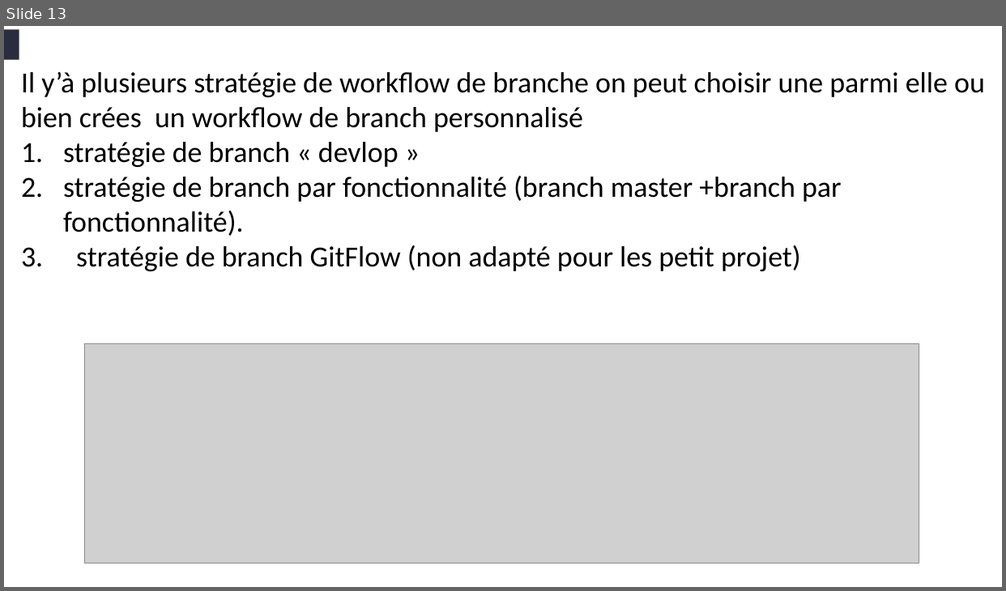
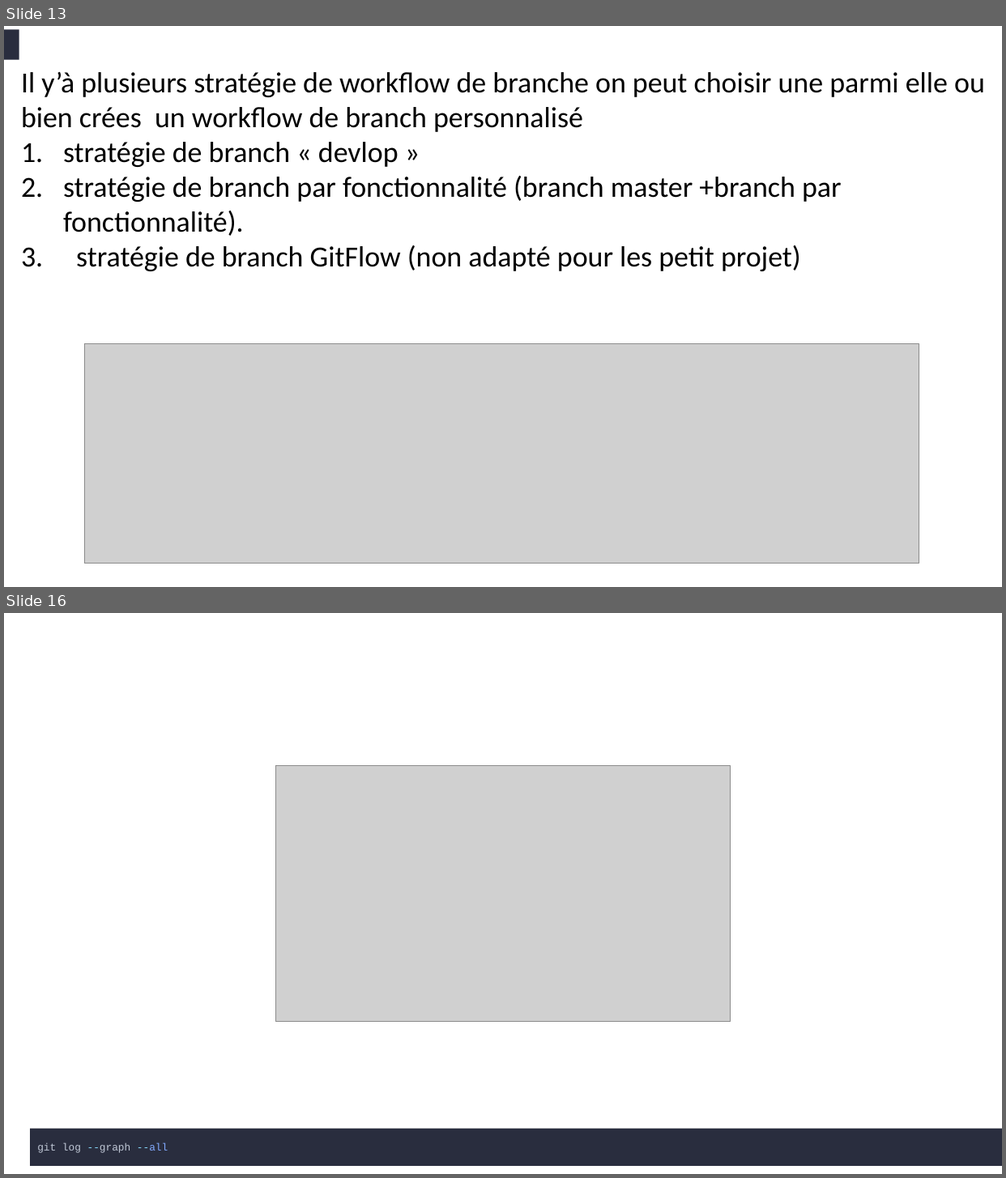
Before and after one commit to belakebiboussad/form, a slide deck: Formation Git.pptx. Shown one above the other, each under a label of ours: slide 13 before the commit, slides 13 and 16 after it; the slides between them are not shown. The pictures are 1006x591 and 1006x1178 pixels, drawn with LibreOffice and Linux fonts; fonts in the diff are those of the drawing; grey boxes stand for pictures. Boxes give left, top, right and bottom in pixels: in the first picture for what was removed or moved away, otherwise in the second. Text is boxed around its words. In the diff, an @@ line names an element or a change of style, - is before the commit and + after.

```diff
--- a/Formation Git.pptx
+++ b/Formation Git.pptx
@@ slide 16 added at [4, 613, 1002, 1174], background #FFFFFF @@
@@ picture added at [276, 766, 731, 1023] @@
@@ rectangle added at [30, 1129, 1002, 1166], fill #292D3E, 10 pt, text #BFC7D5 @@
+git log --graph --all
```
Also in this commit, not shown: 2 slides changed, 1 other slide added, 1 slide removed, 1 other file.
